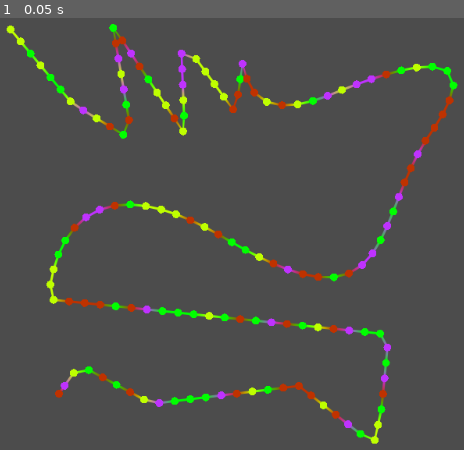
Above: before the commit, frame 1.
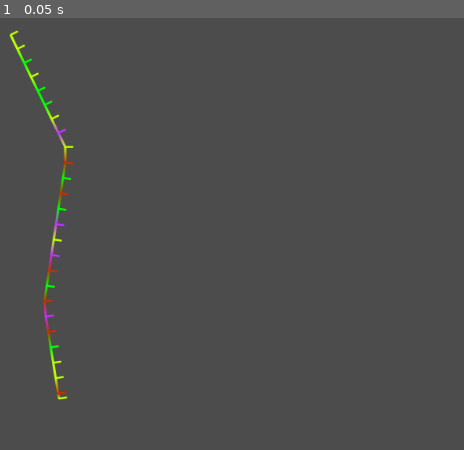
Above: after the commit, the same moment.

Repository: wormyrocks/DNAModeling
Game: Godot game, scene res://MainScene.tscn
The game is run twice, just before and just after one commit, with the same random seed, the same clock (stepped at 60 frames per second) and the same inputs.
Inputs:
- Up to frame 1 (0.05 s): no input

The runs differ from the first frame. In frame 1, 6.3% of the frame differs, in the area x 1-99%, y 1-99%.

Commit message:
Draws tangent lines instead of circles

Diff:
--- a/MainScene.tscn
+++ b/MainScene.tscn
@@ -3,9 +3,9 @@
 [ext_resource path="res://StrandPath.gd" type="Script" id=1]
 
 [sub_resource type="Curve2D" id=1]
-bake_interval = 26.8
+bake_interval = 10.0
 _data = {
-"points": PoolVector2Array( 0, 0, 0, 0, 217, 97, 0, 0, 0, 0, 296, 192, 0, 0, 0, 0, 373, 239, 0, 0, 0, 0, 348, 93, 0, 0, 0, 0, 440, 231, 0, 0, 0, 0, 435, 108, 0, 0, 0, 0, 505, 204, 0, 0, 0, 0, 516, 126, -125, 52, 125, -52, 628, 180, 75, -107, -75, 107, 754, 231, 221, 132, -221, -132, 492, 365, 0, 0, 0, 0, 266, 443, 0, 0, 0, 0, 701, 488, 0, 0, 0, 0, 692, 582, 0, 0, 0, 0, 682, 629, 0, 0, 0, 0, 586, 554, 0, 0, 0, 0, 398, 577, 0, 0, 0, 0, 305, 527, 0, 0, 0, 0, 279, 564 )
+"points": PoolVector2Array( 0, 0, 0, 0, 217, 97, 0, 0, 0, 0, 289.377, 245.833, 0, 0, 0, 0, 259.679, 443.823, 0, 0, 0, 0, 279, 564 )
 }
 
 [node name="MainScene" type="Node2D"]
@@ -14,6 +14,7 @@
 
 [node name="StrandPath" type="Path2D" parent="Strand"]
 self_modulate = Color( 1, 1, 1, 1 )
-position = Vector2( -151, -40 )
+position = Vector2( -151, -32.929 )
+scale = Vector2( 1, 0.99861 )
 curve = SubResource( 1 )
 script = ExtResource( 1 )
--- a/StrandPath.gd
+++ b/StrandPath.gd
@@ -3,16 +3,28 @@
 # Distance in pixels between pre-determined points
 var bake_interval = 20
 
-var ball_radius = 5
+# Length of base pair in pixels
+var base_length = 10
 
 # Array of points
 var point_array
+
+# Array of normals (for drawing base pairs tangent to the strand)
+var normal_array = PoolVector2Array()
 
 # Array of colors (needs to be updated to match array of points)
 var color_array = PoolColorArray()
 
 # Color palette
 var color_choices = [Color(0.0, 1.0, 0.0, 1.0), Color(0.75,0.20,0.0,1.0), Color(0.75, 0.20, 1.0, 1.0), Color(0.75, 1.0, 0.0, 1.0)]
+
+# Recalculate normal vectors to each point in the scene; probably should be called every time the curve is edited
+func calc_normals():
+	var tan_vec
+	for i in range (0, point_array.size()):
+		# Populate array of points tangent to strand with length 10
+		if (i != point_array.size()-1): tan_vec = (point_array[i+1]-point_array[i]).tangent().normalized()*base_length
+		normal_array.append(Vector2(point_array[i][0] + tan_vec[0], point_array[i][1] + tan_vec[1]))
 
 # Called when the node enters the scene tree for the first time.
 func _ready():
@@ -23,13 +35,16 @@
 	var num_colors = color_choices.size()
 	for i in range (0, point_array.size()):
 		color_array.set(i, color_choices[randi() % num_colors])
-	pass
+	calc_normals()
 
 func _draw():
 	draw_polyline_colors(curve.get_baked_points(), color_array, 2.0, true)
 	for i in range (0, point_array.size()):
-		var pt = point_array[i]
-		draw_circle(Vector2(pt[0], pt[1]), ball_radius, color_array[i])
+		# Don't draw balls
+		#draw_circle(point_array[i], 5, color_array[i])
+
+		# Draw tangent lines
+		draw_line(point_array[i], normal_array[i], color_array[i], 1.5, true)
 
 
 # Called every frame. 'delta' is the elapsed time since the previous frame.
